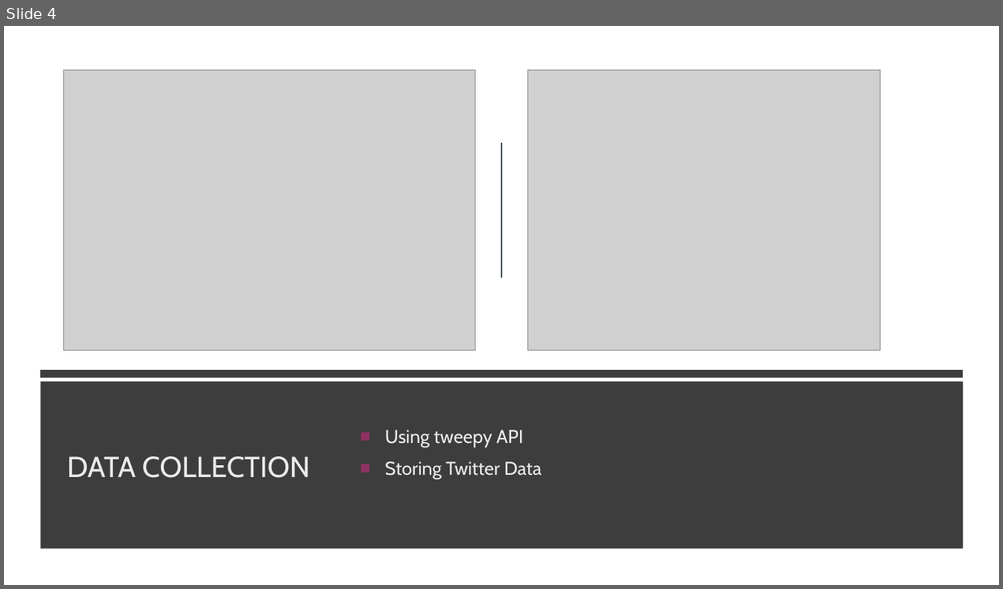
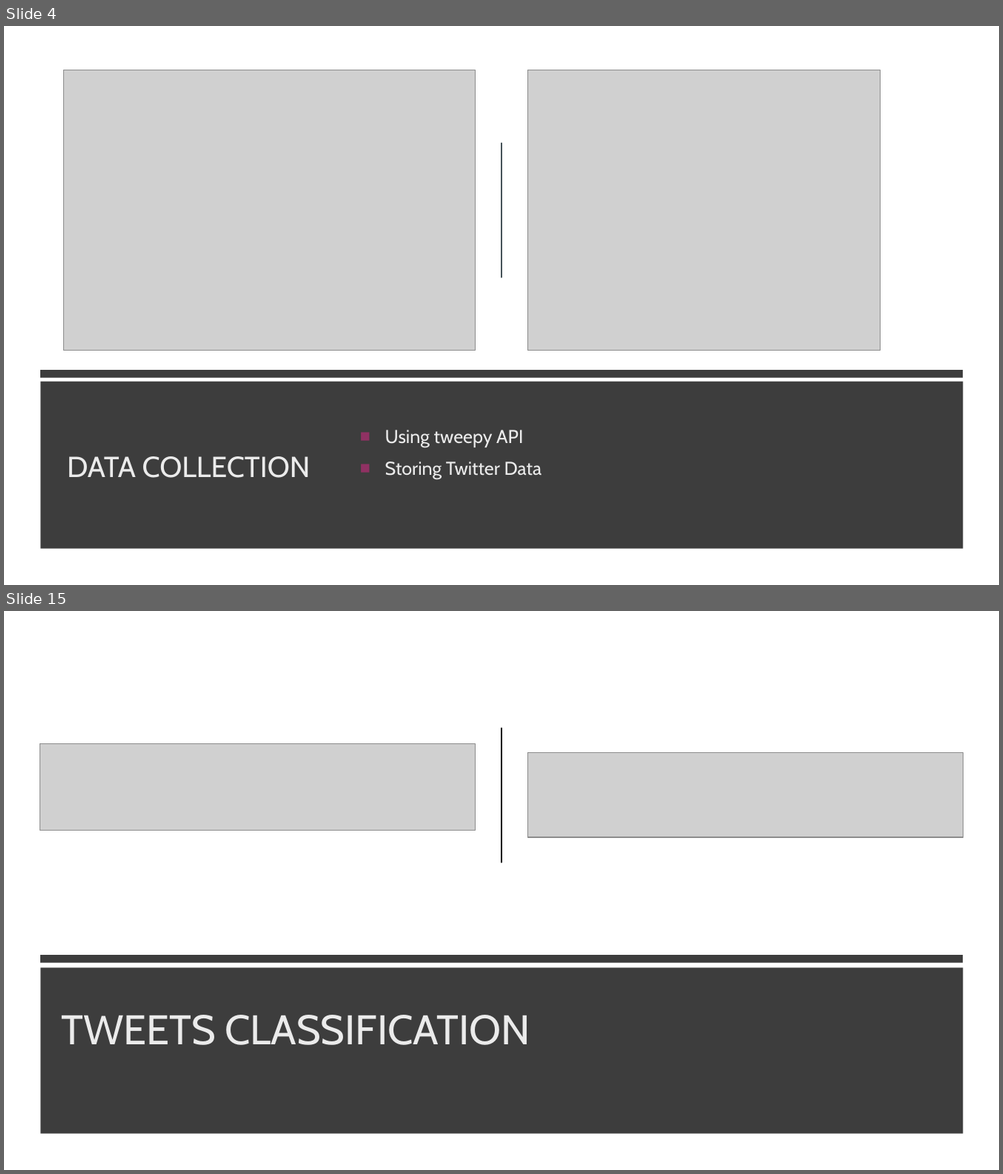
Before and after one commit to noah-sheldon/thesis_msc, a slide deck: Public Sentiment on Social Media-Noah.pptx. Shown one above the other, each under a label of ours: slide 4 before the commit, slides 4 and 15 after it; the slides between them are not shown. The pictures are 1003x589 and 1003x1174 pixels, drawn with LibreOffice and Linux fonts; fonts in the diff are those of the drawing; grey boxes stand for pictures. Boxes give left, top, right and bottom in pixels: in the first picture for what was removed or moved away, otherwise in the second. Text is boxed around its words. In the diff, an @@ line names an element or a change of style, - is before the commit and + after.

```diff
--- a/Public Sentiment on Social Media-Noah.pptx
+++ b/Public Sentiment on Social Media-Noah.pptx
@@ slide 15 added at [4, 611, 999, 1170], background #3D3D3D @@
@@ rectangle added at [4, 611, 999, 1170], fill #FFFFFF @@
@@ line added from (502, 728) to (502, 863), #000000 1.5 pt @@
@@ picture added at [40, 744, 475, 831] @@
@@ picture added at [528, 753, 963, 837] @@
@@ rectangle added at [40, 955, 963, 963], fill #3D3D3D @@
@@ rectangle added at [40, 968, 963, 1135], fill #3D3D3D @@
@@ title added at [61, 1015, 529, 1045], 40 pt, text #EBEBEB @@
+TWEETS CLASSIFICATION
```
Also in this commit, not shown: 5 slides changed, 11 other slides added, 1 slide removed.
